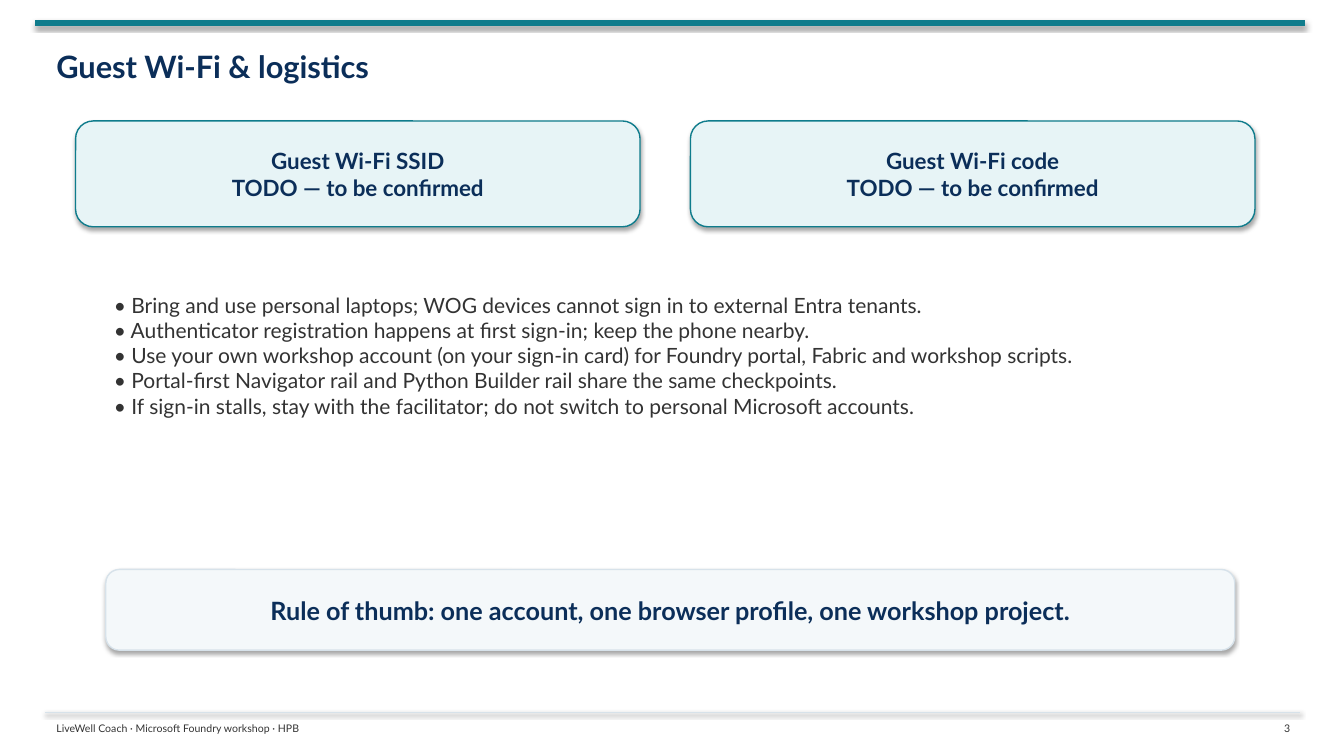
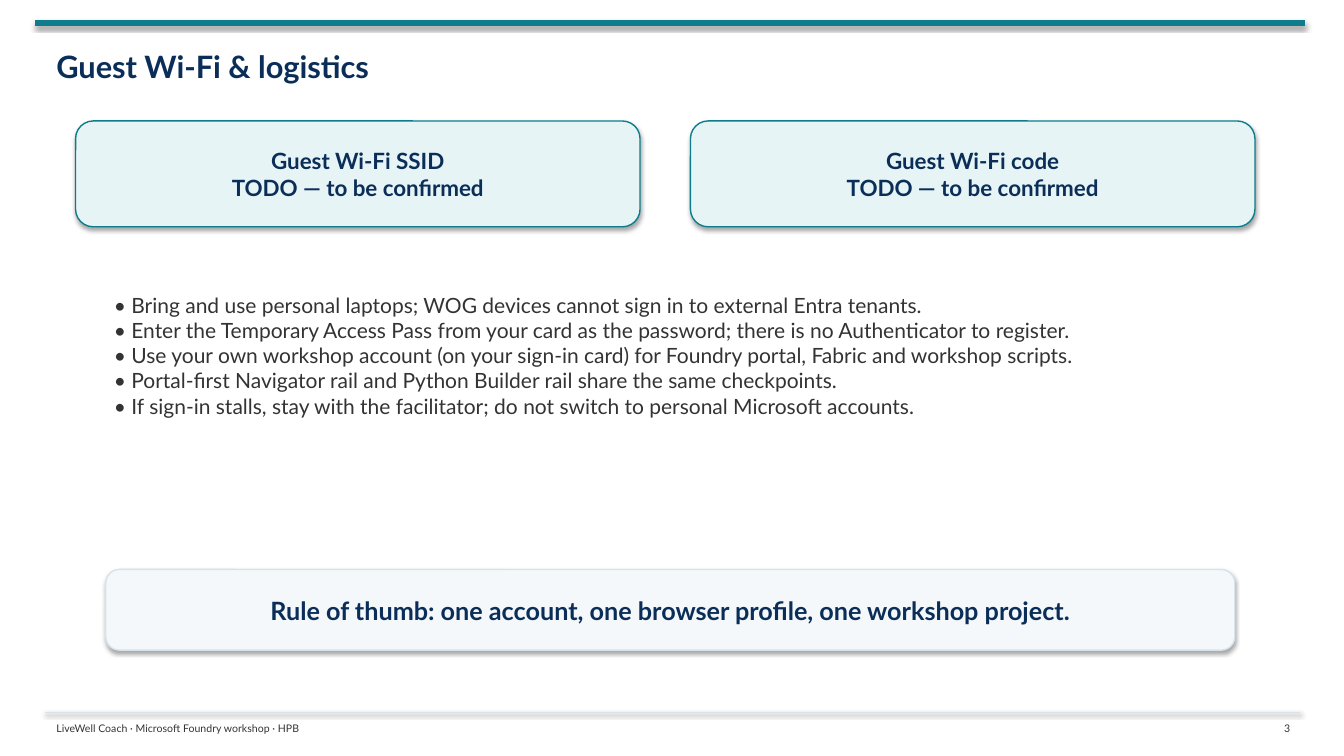
Before and after one commit to tonirex/hpb-foundry-workshop, a slide deck: slide 3 of deck/LiveWell-Foundry-Workshop-Day1.pptx. Drawn at 1344x756 pixels with LibreOffice and Linux fonts; fonts in the diff are those of the drawing. Boxes give left, top, right and bottom in pixels: in the first picture for what was removed or moved away, otherwise in the second. Text is boxed around its words. In the diff, an @@ line names an element or a change of style, - is before the commit and + after.

```diff
--- a/deck/LiveWell-Foundry-Workshop-Day1.pptx
+++ b/deck/LiveWell-Foundry-Workshop-Day1.pptx
@@ text at (131,322,1070,342): text changed @@
-• Authenticator registration happens at first sign-in; keep the phone nearby.
+• Enter the Temporary Access Pass from your card as the password; there is no Authenticator to register.
```
Also in this commit, not shown: 5 other slides changed, 22 other files.
